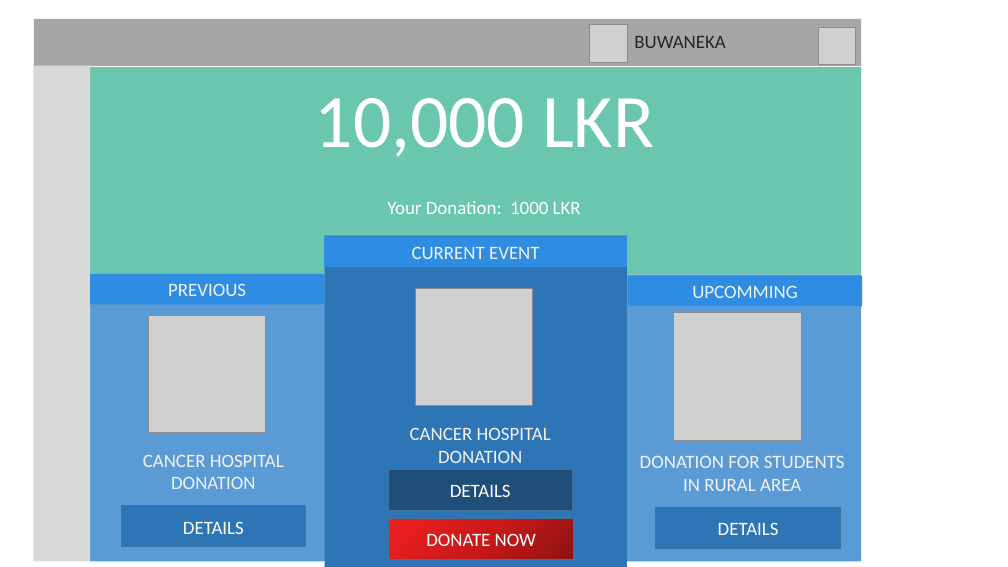
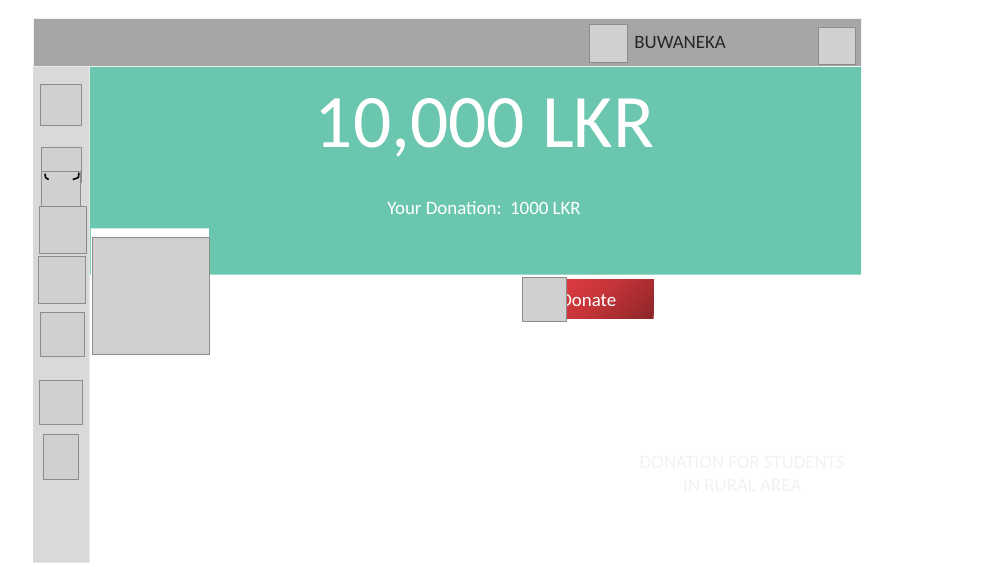
Before and after one commit to Buwaneka-Sumanasekara/prj_sathkara, a slide deck: slide 3 of Design/design_screens.pptx (slide 2 before the commit). Drawn at 1008x567 pixels with LibreOffice and Linux fonts; fonts in the diff are those of the drawing; grey boxes stand for pictures. Boxes give left, top, right and bottom in pixels: in the first picture for what was removed or moved away, otherwise in the second. Text is boxed around its words. In the diff, an @@ line names an element or a change of style, - is before the commit and + after.

```diff
--- a/Design/design_screens.pptx
+++ b/Design/design_screens.pptx
@@ rectangle added at <box>91,228,209,381</box>, fill #FFFFFF @@
@@ picture: place and size @@
-picture at <box>416,289,533,406</box>
+picture at <box>92,237,209,355</box>
@@ rectangle removed at <box>324,236,627,567</box> @@
@@ rectangle removed at <box>324,237,627,267</box> @@
-CURRENT EVENT
@@ rectangle removed at <box>90,274,337,561</box> @@
@@ rectangle removed at <box>90,274,324,304</box> @@
-PREVIOUS
@@ rectangle "Donate": place and size @@
-rectangle "Donate" at <box>389,518,573,559</box>
+rectangle "Donate" at <box>523,280,654,318</box>
@@ rectangle "Donate" at <box>523,280,654,318</box>: fill gradient #8F1313 to #CB1A1A to #F11F1F to gradient #8E2629 to #CA363A to #EF4145; outline #43739E 1 pt to none @@
@@ picture added at <box>523,278,566,321</box> @@
@@ text in rectangle at <box>560,291,616,312</box>: text changed @@
-DONATE NOW
+Donate
@@ rectangle removed at <box>615,274,861,561</box> @@
@@ rectangle removed at <box>628,276,863,306</box> @@
-UPCOMMING
@@ picture removed at <box>149,315,266,433</box> @@
@@ picture removed at <box>674,312,802,440</box> @@
@@ group added at <box>39,85,86,480</box>: 8 pictures, 2 freeform shapes @@
@@ text removed at <box>410,427,551,463</box> @@
-CANCER HOSPITAL DONATION
@@ text removed at <box>143,455,284,489</box> @@
-CANCER HOSPITAL DONATION
@@ rectangle removed at <box>388,470,572,510</box> @@
-DETAILS
@@ text removed at <box>640,456,845,491</box> @@
-DONATION FOR STUDENTS IN RURAL AREA
@@ rectangle removed at <box>121,506,306,547</box> @@
-DETAILS
@@ rectangle removed at <box>656,507,841,548</box> @@
-DETAILS
```
Also in this commit, not shown: 2 slides added, 1 slide removed.
